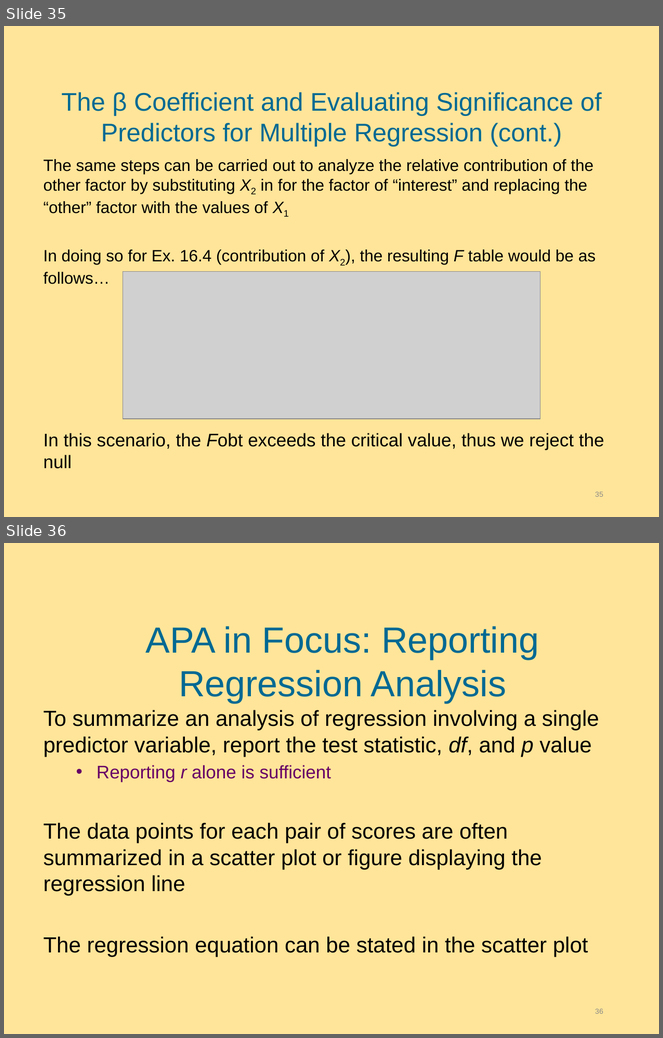
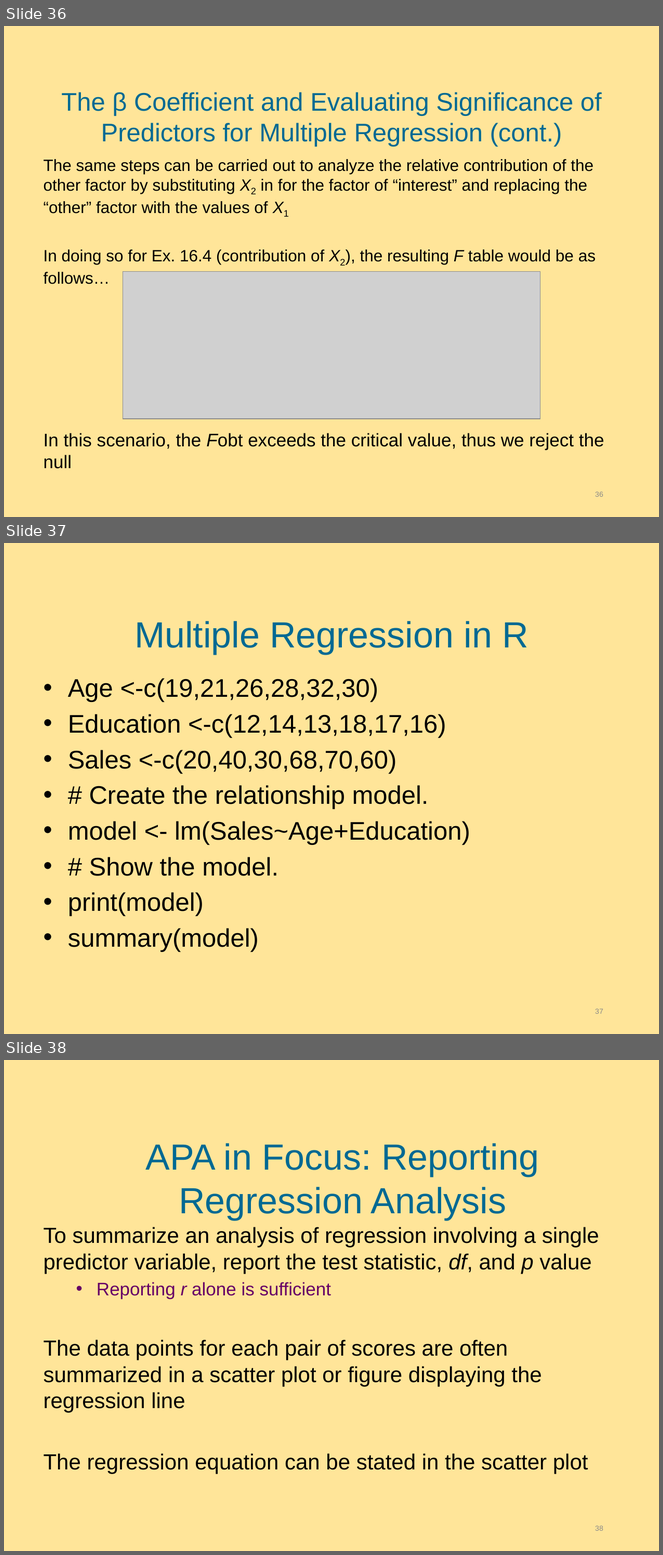
Before and after one commit to hejibo/Psychological-Statistics, a slide deck: Lecture 7_simple linear regression/Lecture 7 Slides-Linear Regression and Multiple Regression.pptx. Shown one above the other, each under a label of ours: slides 35 and 36 before the commit, slides 36, 37 and 38 after it. The pictures are 663x1038 and 663x1555 pixels, drawn with LibreOffice and Linux fonts; fonts in the diff are those of the drawing; grey boxes stand for pictures; background and template pictures are left out. Boxes give left, top, right and bottom in pixels: in the first picture for what was removed or moved away, otherwise in the second. Text is boxed around its words. In the diff, an @@ line names an element or a change of style, - is before the commit and + after.

```diff
--- a/Lecture 7_simple linear regression/Lecture 7 Slides-Linear Regression and Multiple Regression.pptx
+++ b/Lecture 7_simple linear regression/Lecture 7 Slides-Linear Regression and Multiple Regression.pptx
@@ slide 37 added at [4, 543, 659, 1034], background picture (left out) @@
@@ title added at [135, 621, 529, 654], 40 pt, text #006993 @@
+Multiple Regression in R
@@ text added at [68, 678, 470, 952], 28 pt, text #000000 @@
+• Age <-c(19,21,26,28,32,30)
+• Education <-c(12,14,13,18,17,16)
+• Sales <-c(20,40,30,68,70,60)
+• # Create the relationship model.
+• model <- lm(Sales~Age+Education)
+• # Show the model.
+• print(model)
+• summary(model)
@@ page number added at [595, 1009, 604, 1014], 8 pt, text #898989 @@
+37
@@ what was slide 35 is now slide 36 @@
@@ what was slide 36 is now slide 38 @@
```
Also in this commit, not shown: 5 slides changed, 1 other slide added, 9 other files.
